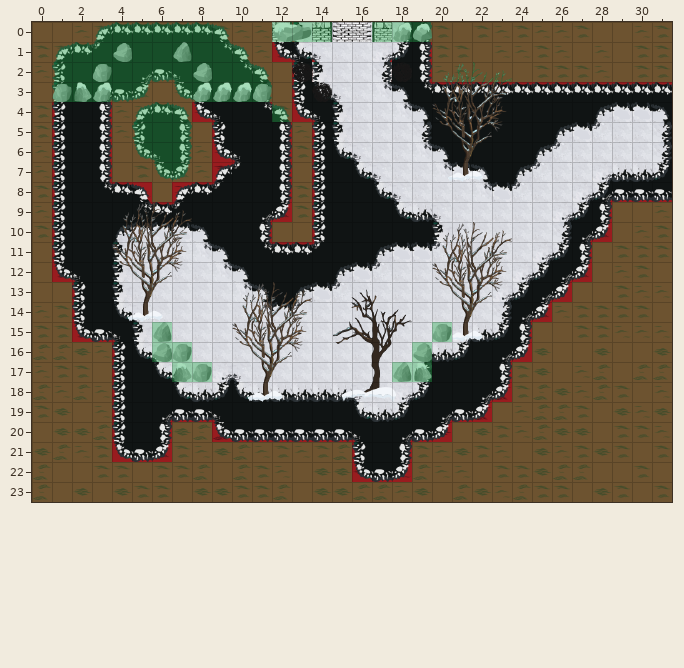
Level history. Tiled map: levels_tmx/tmx/new_6.tmx. The picture above was drawn from the file before the commit.
Cells are 32x32 px. Shown: x 0..31, y 0..23.
Once edited:
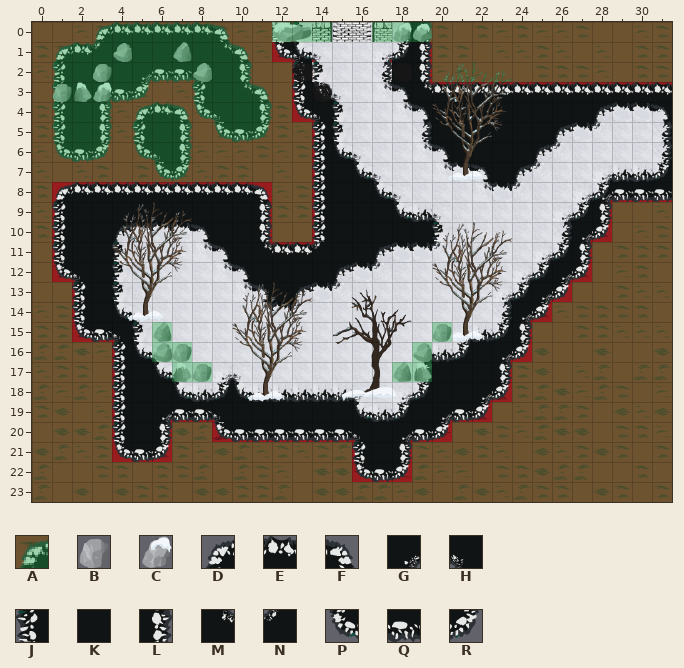
Key: from "coll": A 0; from "obj": B 59, C 79; from "rocksnow": D 0, E 1, F 2, G 10, H 11, J 12, K 13, L 14, M 22, N 23, P 24, Q 25, R 26.
_ is an empty cell, . an unchanged one.
See-through tiles are keyed as they look on the map.
The edit:
--- layer "Ground"
@@ x 1..12 @@
- 2 ......HK.MF.
- 3 ......PH.KL.
- 4 ..........MF
- 5 ........JKKL
- 6 JKL.....PHKL
- 7 JKL.....DNKL
- 8 JKM.F_D.NKKL
- 9 ....MEN...GR
+ 2 ......QH.L_.
+ 3 ......_J.MF.
+ 4 ..........L_
+ 5 ........PQR_
+ 6 PQR.....____
+ 7 ___.....____
+ 8 DEE.EEE.EEF_
+ 9 ....KKK...L_
--- layer "GroundObjects"
@@ x 8..11 @@
- 3 CCCB
+ 3 ____
--- layer "Collision"
@@ x 1..12 @@
- 4 ___....____.
- 5 ___.....____
- 6 ___.....____
- 7 ___.....____
- 8 .....A....._
- 9 ..........._
+ 4 AAA....AAAA.
+ 5 AAA.....AAAA
+ 6 AAA.....AAAA
+ 7 AAA.....AAAA
+ 8 ....._.....A
+ 9 ...........A
